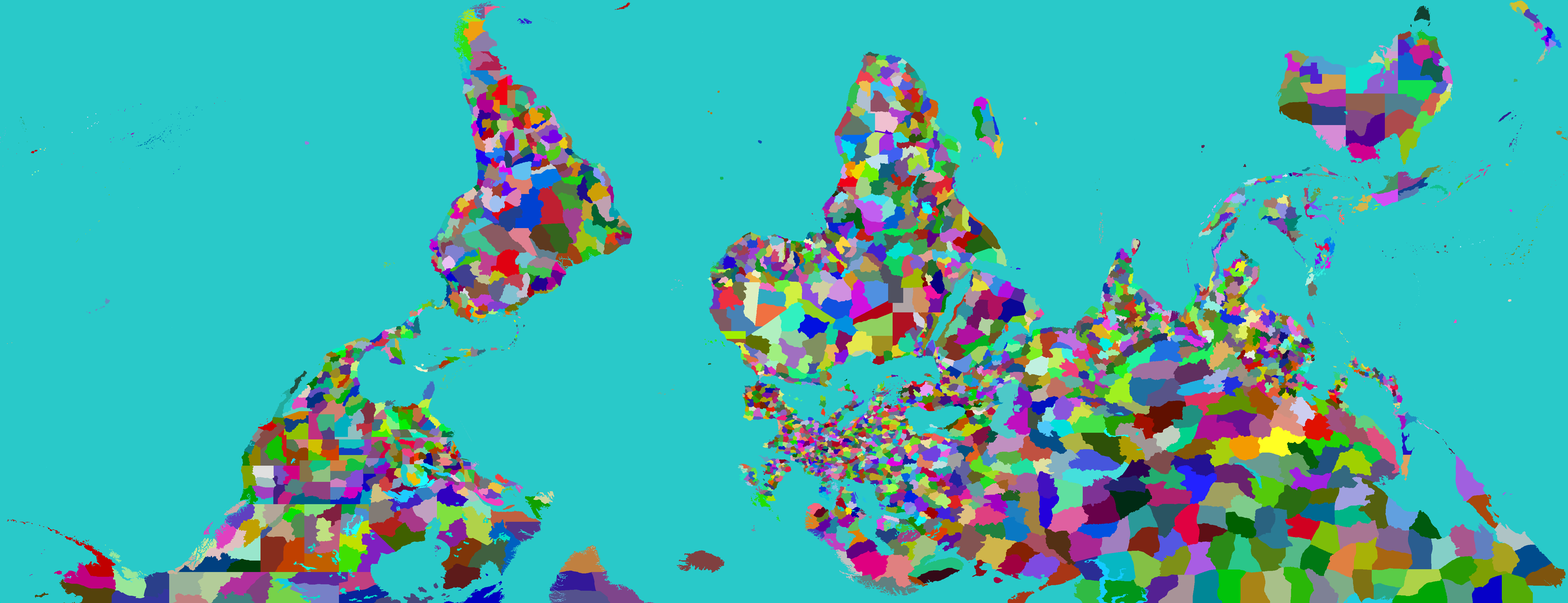
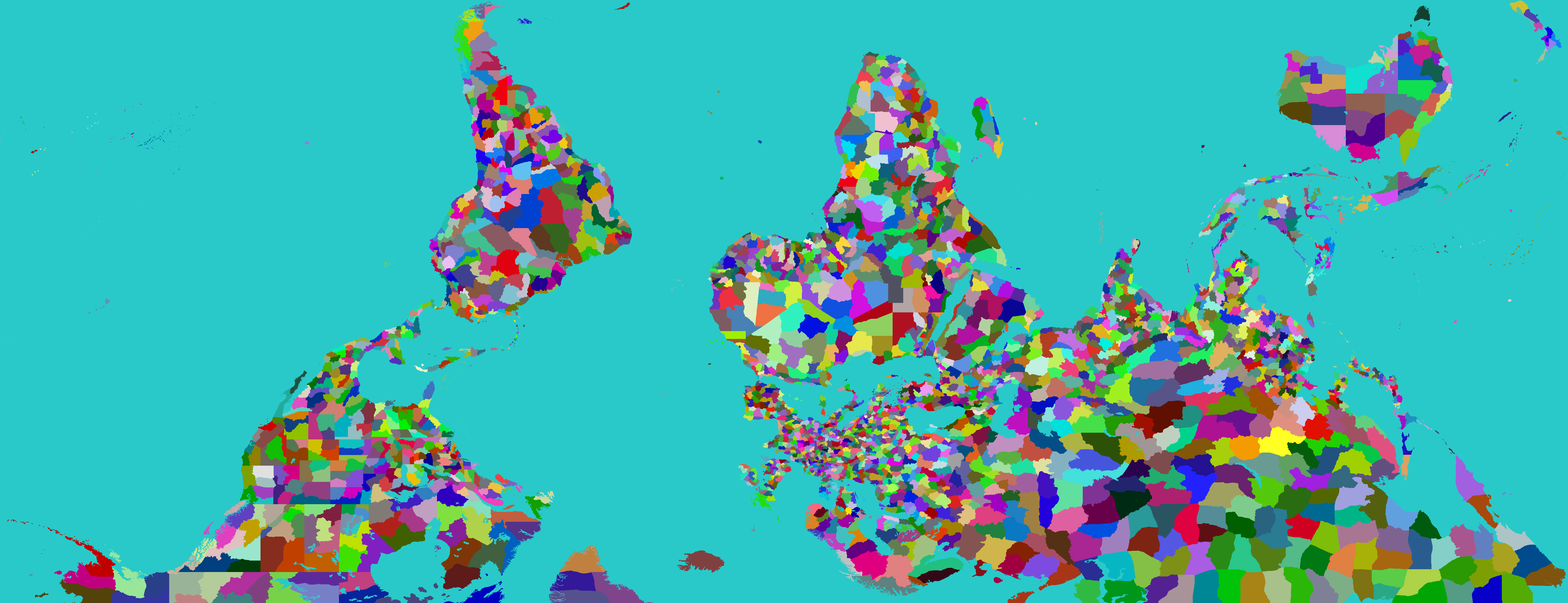
The second 1568x603 image is a revision of the first. Changes to its layers:
removed layer "Pasted Layer" over 0, 0, 1568, 603
painted on "Provinces" over 0, 0, 1568, 603
